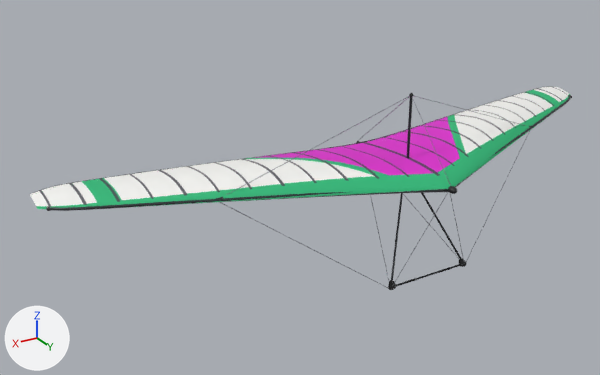
Renders of the glTF model assets/models/glider_bautek_fizz.glb from each side of a commit.
The view is the same before and after, from a 50 mm lens placed at (7.46, 9.51, 4.79), pointed at (1.25, -0.85, -0.39). Arrows for +X, +Y and +Z are at lower left; the lights stay in place. The first picture is the older version. Vertices at exactly the same position are counted once.

Objects in the first picture: 'ControlFrame', 'Frame', 'Sail'.
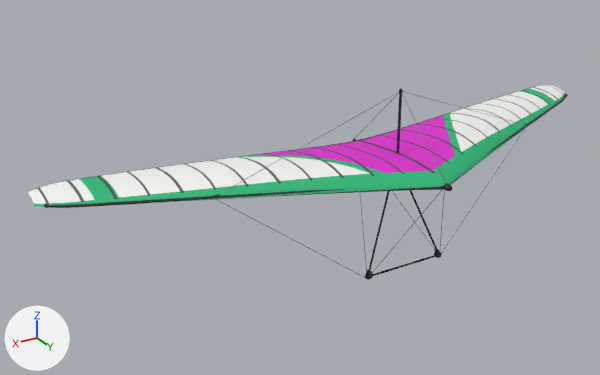
What differs and where, as boxes [x1, y1, x2, y2] in the pictures (600 x 375 px; the box of a moved part takes in the faces that stretch with it):
'Sail', moved: before [29, 86, 570, 209]; after [27, 85, 566, 207]
'Frame', reshaped: before [46, 93, 572, 211]; after [44, 89, 568, 208]
'ControlFrame', reshaped: before [220, 131, 530, 290]; after [216, 129, 525, 280]
part 2 of me_frame, moved or reshaped: before [490, 96, 571, 158]; after [486, 95, 566, 155]
part 3 of me_frame, moved or reshaped: before [50, 189, 448, 211]; after [48, 187, 443, 208]
part 4 of me_frame, moved or reshaped: before [406, 97, 413, 158]; after [396, 93, 402, 154]
part 5 of me_frame, moved or reshaped: before [448, 186, 457, 194]; after [443, 183, 452, 191]
part 6 of me_frame, moved or reshaped: before [413, 95, 526, 126]; after [402, 94, 446, 184]
part 7 of me_frame, moved or reshaped: before [226, 96, 409, 195]; after [354, 93, 399, 139]
part 8 of me_frame, added: after [403, 91, 521, 124]
part 9 of me_frame, added: after [225, 92, 399, 191]
part 10 of me_frame, deleted: before [358, 96, 451, 186]
part 11 of me_controlframe, moved or reshaped: before [460, 258, 466, 267]; after [436, 249, 441, 258]
part 12 of me_controlframe, moved or reshaped: before [390, 280, 396, 290]; after [367, 271, 373, 280]
part 13 of me_controlframe, moved or reshaped: before [220, 131, 530, 290]; after [216, 129, 525, 280]

The change in detail:
me_sail is used by ob_sail; location (0.0, 0.0, 0.0).
me_sail had 3737 vertices, 7200 faces and spanned x -5.2..5.2, y -1.66..1.28, z -0.04..0.29.
me_sail now has 3737 vertices, 7200 faces and spans x -5.2..5.2, y -1.77..1.17, z -0.04..0.29.
me_sail part 1: the whole mesh is moved by (0.0, -0.11, 0.0).
me_frame is used by ob_frame; location (0.0, 0.0, 0.0).
me_frame had 1126 vertices, 2166 faces and spanned x -5.1..5.1, y -1.22..1.38, z -0.02..1.25.
me_frame now has 1130 vertices, 2166 faces and spans x -5.1..5.1, y -1.33..1.27, z -0.02..1.25.
me_frame part 2: the loose piece of 310 vertices spanning x -5.06..0.02, y -1.17..1.28, z 0.0..0.11 is moved by (0.0, -0.11, 0.0).
me_frame part 3: the loose piece of 310 vertices spanning x -0.02..5.06, y -1.17..1.28, z 0.0..0.11 is moved by (0.0, -0.11, 0.0).
me_frame part 4: the loose piece of 16 vertices spanning x -0.02..0.02, y 0.23..0.27, z 0.06..1.21 is moved by (0.0, -0.25, 0.0).
me_frame part 5: the loose piece of 57 vertices spanning x -0.06..0.06, y 1.2..1.38, z 0.03..0.13 is moved by (0.0, -0.11, 0.0).
me_frame part 6: the loose piece of 12 vertices spanning x -3.02..0.0, y -0.16..0.25, z 0.05..1.21 is multiplied about its middle by the matrix ((-0.067, 0.493, 0.0), (-0.453, -0.061, 0.194), (0.192, 0.026, 0.457)), then moved by (1.51, 0.54, 0.02).
me_frame part 7: the loose piece of 12 vertices spanning x 0.0..3.02, y -0.16..0.25, z 0.05..1.21 is multiplied about its middle by the matrix ((0.067, 0.499, 0.0), (-0.461, 0.062, -0.195), (-0.193, 0.026, 0.465)), then moved by (-1.51, -0.64, 0.01).
me_frame part 8: the loose piece of 12 vertices spanning x -3.02..0.0, y -0.16..0.25, z 0.05..1.21 is copied, and the copy is scaled about its middle by (1, 0.657, 1), then moved by (0.0, -0.18, 0.0); it spans x -3.02..0.0, y -0.27..0.0, z 0.05..1.21.
me_frame part 9: the loose piece of 12 vertices spanning x 0.0..3.02, y -0.16..0.25, z 0.05..1.21 is copied, and the copy is scaled about its middle by (1, 0.657, 1), then moved by (0.0, -0.18, 0.0); it spans x 0.0..3.02, y -0.27..0.0, z 0.05..1.21.
me_frame part 10: 22 vertices removed from x 0.0, y -1.08..1.28, z 0.08..1.21.
Other edits to the shape of me_frame do not show in these pictures.
me_controlframe is used by ob_controlframe; location (0.0, 0.0, 0.0).
me_controlframe had 1918 vertices, 3528 faces and spanned x -3.02..3.02, y -1.03..1.23, z -1.54..0.09.
me_controlframe now has 1918 vertices, 3528 faces and spans x -3.02..3.02, y -1.14..1.12, z -1.64..0.09.
me_controlframe part 11: the loose piece of 42 vertices spanning x -0.74..-0.63, y 0.88..0.94, z -1.52..-1.39 is scaled about its middle by (1, 0.477, 1.07), then moved by (0.0, -0.59, -0.11).
me_controlframe part 12: the loose piece of 42 vertices spanning x 0.63..0.74, y 0.88..0.94, z -1.52..-1.39 is scaled about its middle by (1, 0.477, 1.07), then moved by (0.0, -0.59, -0.11).
me_controlframe part 13: 970 of 1918 vertices moved; they spanned x -3.02..3.02, y -1.03..1.23, z -1.53..0.06 and now span x -3.02..3.02, y -1.14..1.12, z -1.64..0.06; mean shift (0.0, -0.56, -0.1); largest move (0.73, 0.89, -1.53) -> (0.73, 0.28, -1.64).
Other edits to the shape of me_controlframe do not show in these pictures.
